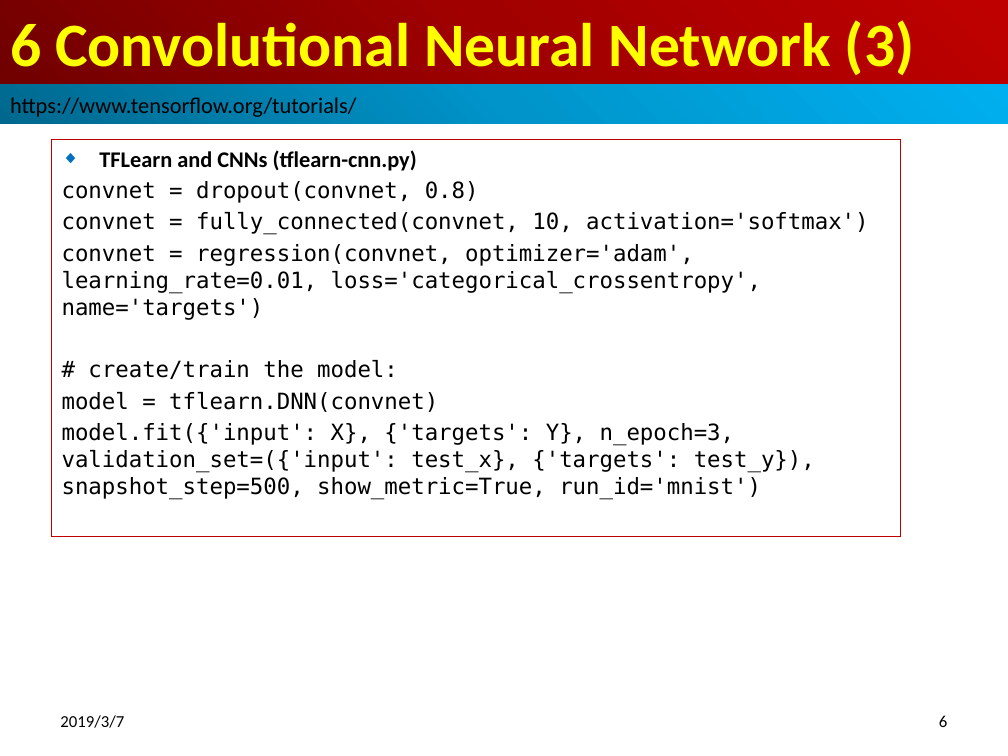
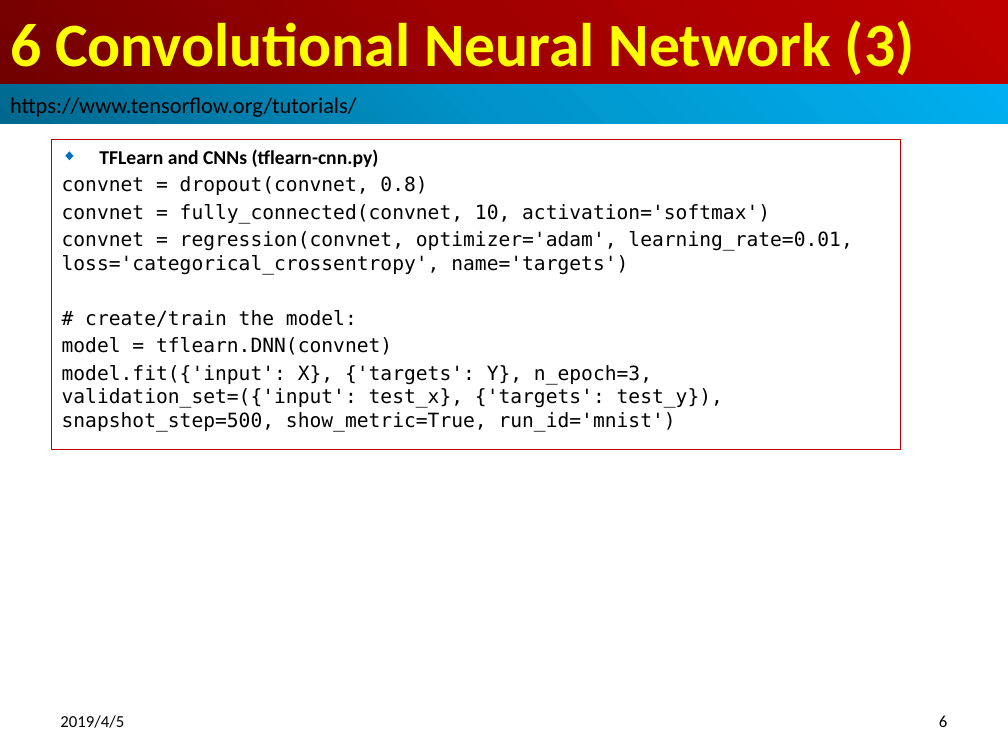
Before and after one commit to peterhchen/100-TensorFlow-DeepLearning-Basic, a slide deck: slide 6 of ch06_CNN/ch0603_TFLearn.pptx. Drawn at 1008x756 pixels with LibreOffice and Linux fonts; fonts in the diff are those of the drawing. Boxes give left, top, right and bottom in pixels: in the first picture for what was removed or moved away, otherwise in the second. Text is boxed around its words. In the diff, an @@ line names an element or a change of style, - is before the commit and + after.

Commit message:
tflearn

```diff
--- a/ch06_CNN/ch0603_TFLearn.pptx
+++ b/ch06_CNN/ch0603_TFLearn.pptx
@@ subtitle "TFLearn and CNNs (tflearn-cnn.py)": place and size @@
-subtitle "TFLearn and CNNs (tflearn-cnn.py)" at <box>51,140,901,537</box>
+subtitle "TFLearn and CNNs (tflearn-cnn.py)" at <box>51,140,901,450</box>
@@ subtitle "TFLearn and CNNs (tflearn-cnn.py)" at <box>51,140,901,450</box>: size 16 to 14 pt @@
@@ text at <box>60,715,124,728</box>: text changed @@
-2019/3/7
+2019/4/5
```
Also in this commit, not shown: 11 other slides changed, 7 slides added.
